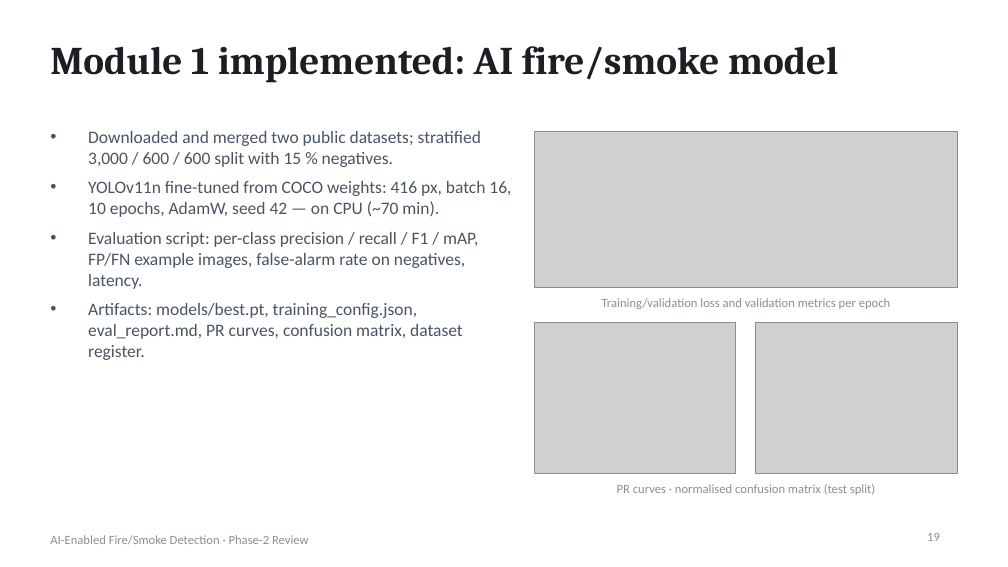
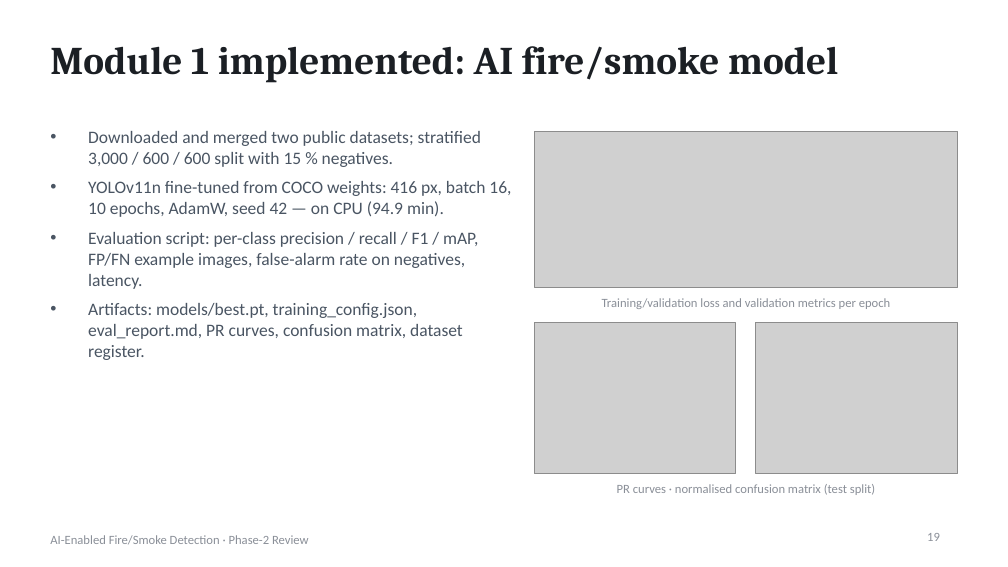
Before and after one commit to bhatspranav7/AI-Enabled-fire-Smoke-detection-systeem-using-Deep-learning-Emergency-Monitoring, a slide deck: slide 19 of ppt/Phase2_Review_Fire_Smoke_Detection.pptx. Drawn at 1008x567 pixels with LibreOffice and Linux fonts; fonts in the diff are those of the drawing; grey boxes stand for pictures. Boxes give left, top, right and bottom in pixels: in the first picture for what was removed or moved away, otherwise in the second. Text is boxed around its words. In the diff, an @@ line names an element or a change of style, - is before the commit and + after.

```diff
--- a/ppt/Phase2_Review_Fire_Smoke_Detection.pptx
+++ b/ppt/Phase2_Review_Fire_Smoke_Detection.pptx
@@ text at (88, 181, 511, 217): text changed @@
-• YOLOv11n fine-tuned from COCO weights: 416 px, batch 16, 10 epochs, AdamW, seed 42 — on CPU (~70 min).
+• YOLOv11n fine-tuned from COCO weights: 416 px, batch 16, 10 epochs, AdamW, seed 42 — on CPU (94.9 min).
```
Also in this commit, not shown: 1 other slide changed, 55 other files.
